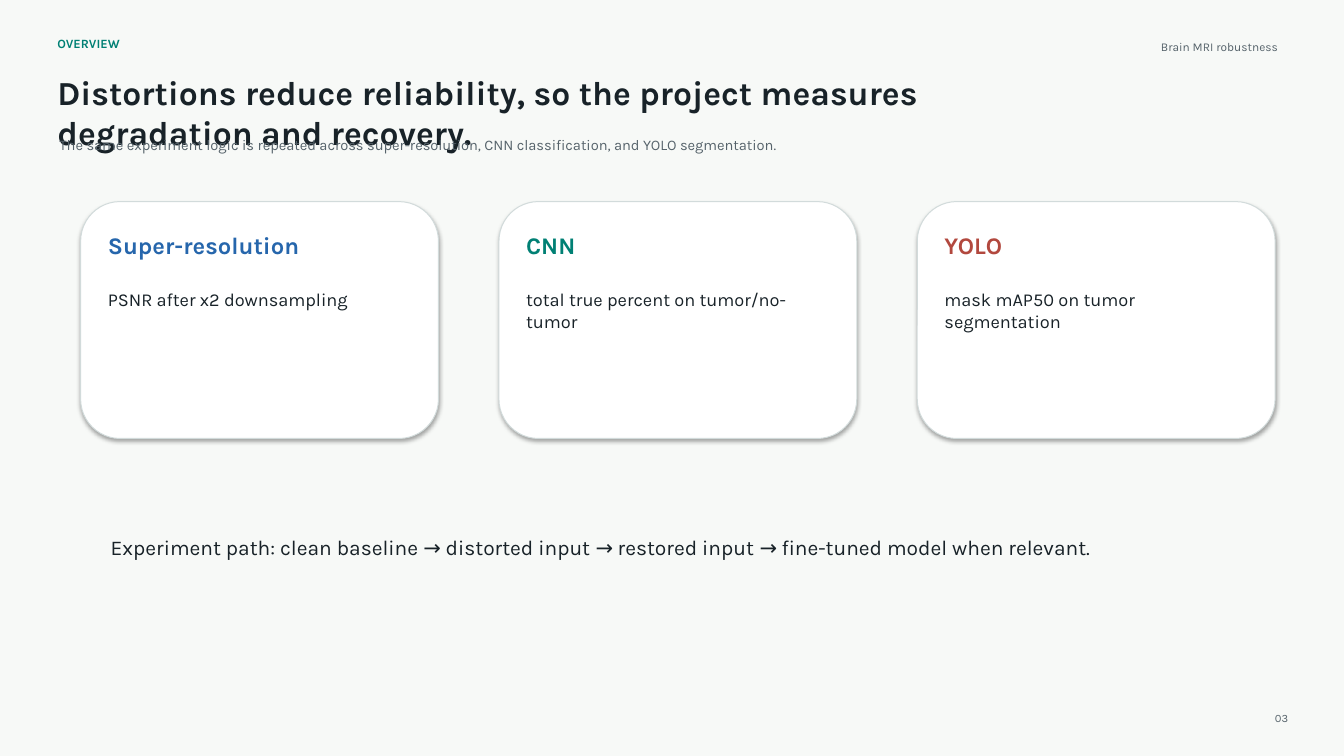
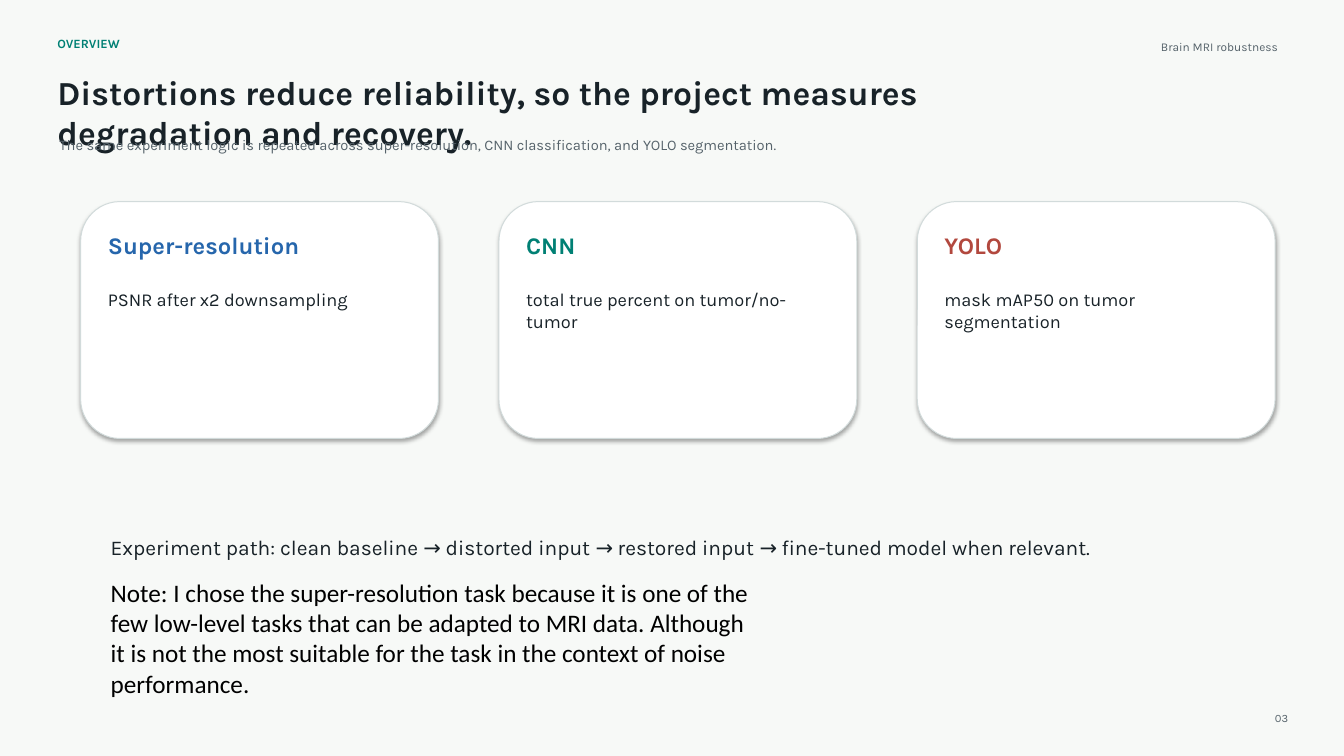
Before and after one commit to michaelkhadarkevich/Digital-Image-Processing, a slide deck: slide 2 of Brain_MRI_Project_Presentation_Improved_v2.pptx (slide 3 before the commit). Drawn at 1344x756 pixels with LibreOffice and Linux fonts; fonts in the diff are those of the drawing. Boxes give left, top, right and bottom in pixels: in the first picture for what was removed or moved away, otherwise in the second. Text is boxed around its words. In the diff, an @@ line names an element or a change of style, - is before the commit and + after.

Commit message:
Update MRI presentation deck

```diff
--- a/Brain_MRI_Project_Presentation_Improved_v2.pptx
+++ b/Brain_MRI_Project_Presentation_Improved_v2.pptx
@@ text added at (111, 584, 748, 697), 18 pt, text #000000 @@
+Note: I chose the super-resolution task because it is one of the few low-level tasks that can be adapted to MRI data. Although it is not the most suitable for the task in the context of noise performance.
```
Also in this commit, not shown: 6 other slides changed, 1 slide removed, 2 other files.
